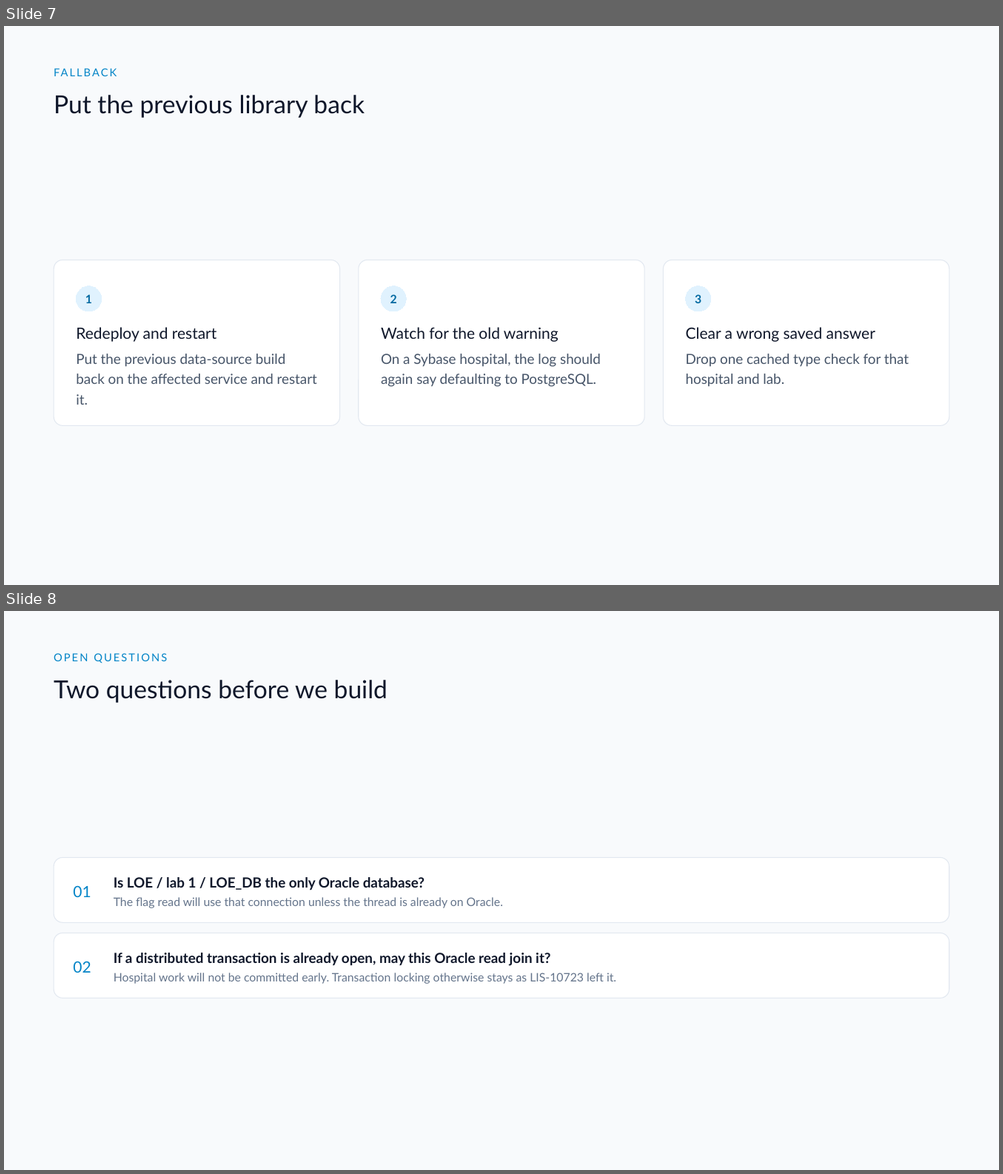
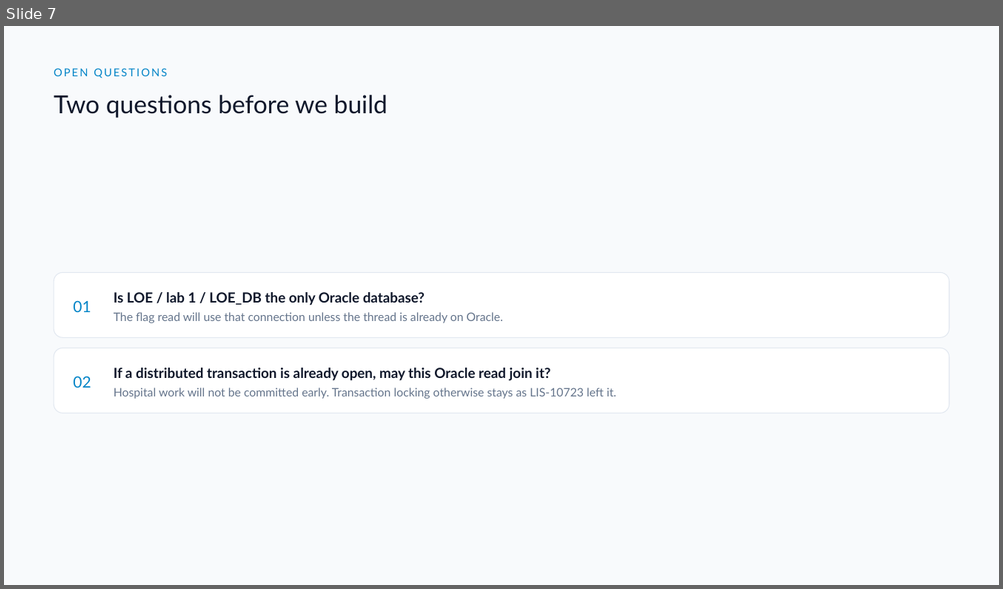
Before and after one commit to DragonChong/HA-Notes, a slide deck: SDLC/Projects/TMP-oracle-route-lookup — Oracle route lookup/assets/Oracle route lookup.pptx. Shown one above the other, each under a label of ours: slides 7 and 8 before the commit, slide 7 after it. The pictures are 1003x1174 and 1003x589 pixels, drawn with LibreOffice and Linux fonts; fonts in the diff are those of the drawing. Boxes give left, top, right and bottom in pixels: in the first picture for what was removed or moved away, otherwise in the second. Text is boxed around its words. In the diff, an @@ line names an element or a change of style, - is before the commit and + after.

```diff
--- a/SDLC/Projects/TMP-oracle-route-lookup — Oracle route lookup/assets/Oracle route lookup.pptx
+++ b/SDLC/Projects/TMP-oracle-route-lookup — Oracle route lookup/assets/Oracle route lookup.pptx
@@ slide 7 removed at (4, 26, 999, 585), background #F8FAFC @@
@@ text removed at (54, 63, 949, 82) @@
-FALLBACK
@@ text removed at (54, 95, 364, 118) @@
-Put the previous library back
@@ rounded rectangle removed at (54, 261, 340, 426) @@
@@ rounded rectangle removed at (358, 261, 644, 426) @@
@@ rounded rectangle removed at (663, 261, 948, 426) @@
@@ ellipse removed at (77, 286, 102, 312) @@
-1
@@ ellipse removed at (381, 286, 406, 312) @@
-2
@@ ellipse removed at (686, 286, 711, 312) @@
-3
@@ text removed at (76, 327, 216, 342) @@
-Redeploy and restart
@@ text removed at (381, 327, 558, 342) @@
-Watch for the old warning
@@ text removed at (686, 327, 875, 342) @@
-Clear a wrong saved answer
@@ text removed at (76, 354, 317, 405) @@
-Put the previous data-source build back on the affected service and restart it.
@@ text removed at (381, 354, 600, 387) @@
-On a Sybase hospital, the log should again say defaulting to PostgreSQL.
@@ text removed at (686, 354, 908, 387) @@
-Drop one cached type check for that hospital and lab.
@@ what was slide 8 is now slide 7 @@
```
Also in this commit, not shown: 1 slide changed, 1 slide added, 1 other slide removed, 5 other files.
